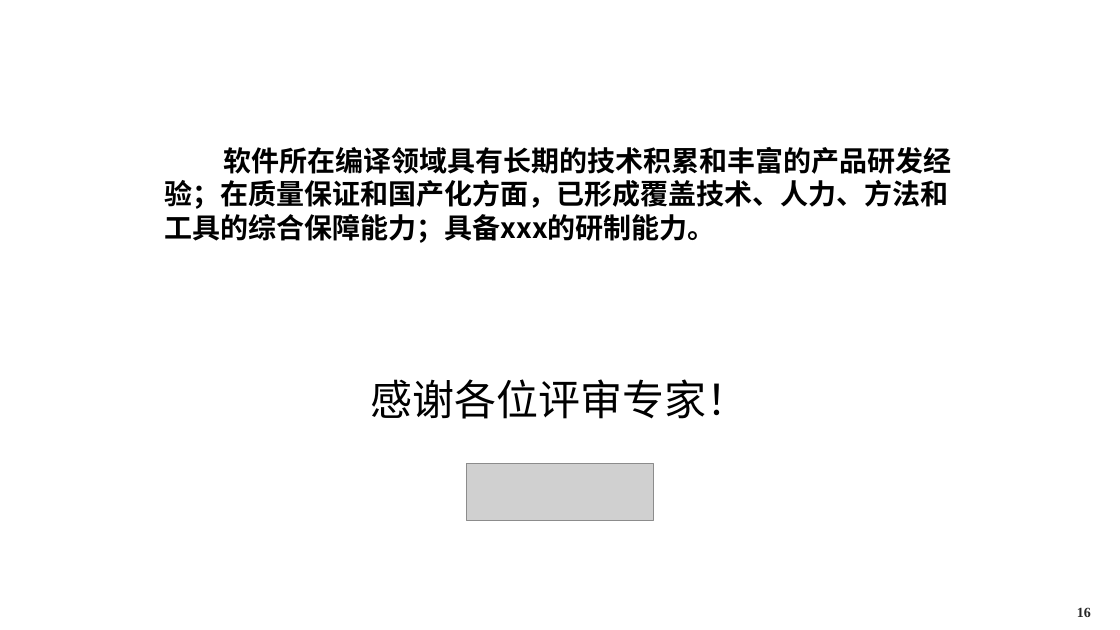
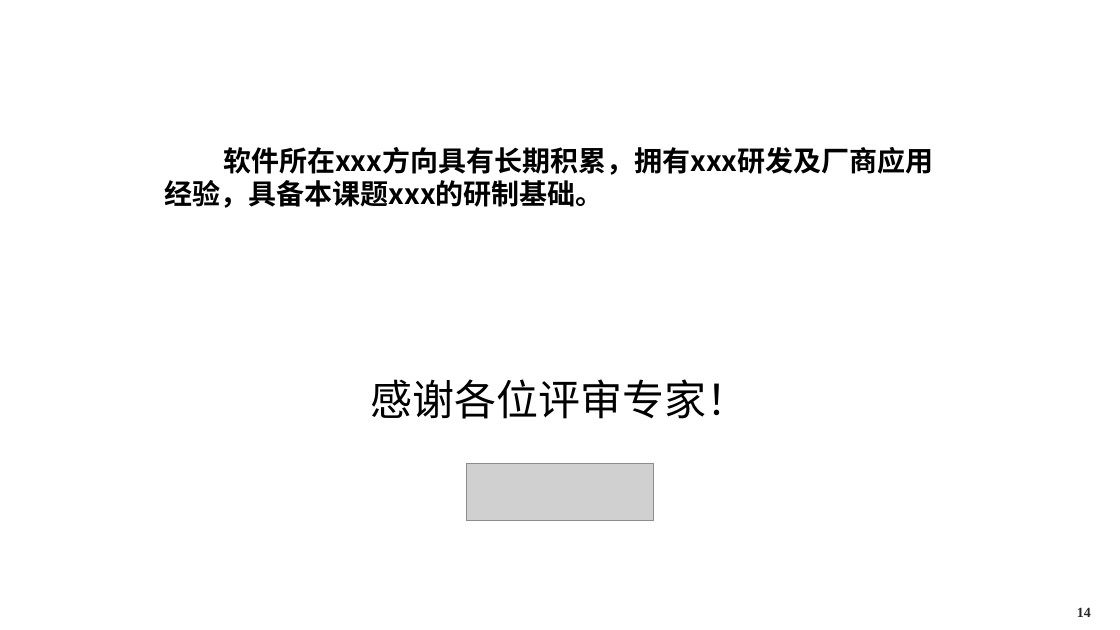
Before and after one commit to jingge815/my-claude-skills, a slide deck: slide 14 of proposalword2ppt/assets/template.pptx (slide 16 before the commit). Drawn at 1120x630 pixels with LibreOffice and Linux fonts; fonts in the diff are those of the drawing; grey boxes stand for pictures; background and template pictures are left out. Boxes give left, top, right and bottom in pixels: in the first picture for what was removed or moved away, otherwise in the second. Text is boxed around its words. In the diff, an @@ line names an element or a change of style, - is before the commit and + after.

```diff
--- a/proposalword2ppt/assets/template.pptx
+++ b/proposalword2ppt/assets/template.pptx
@@ text at [165,147,933,208]: text changed @@
-软件所在编译领域具有长期的技术积累和丰富的产品研发经验；在质量保证和国产化方面，已形成覆盖技术、人力、方法和工具的综合保障能力；具备xxx的研制能力。
+软件所在xxx方向具有长期积累，拥有xxx研发及厂商应用经验，具备本课题xxx的研制基础。
@@ page number at [1077,607,1091,617]: text changed @@
-16
+14
```
Also in this commit, not shown: 4 other slides changed, 9 slides added, 11 slides removed, 14 other files.
